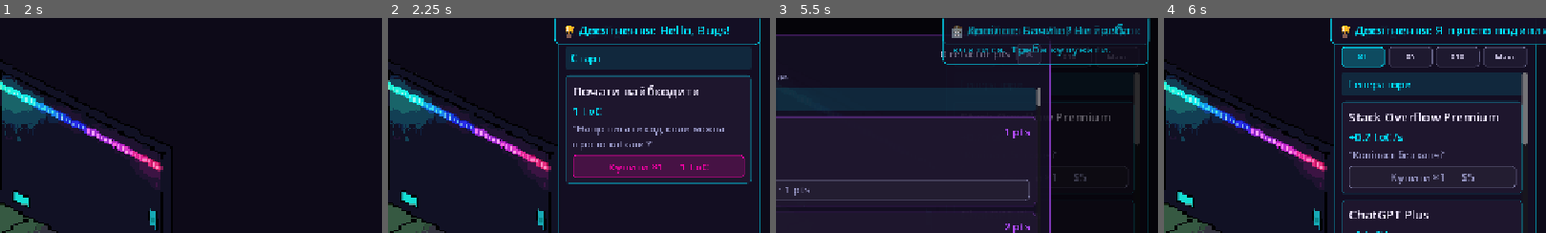
Above: before the commit, frames 1-4 (left to right).
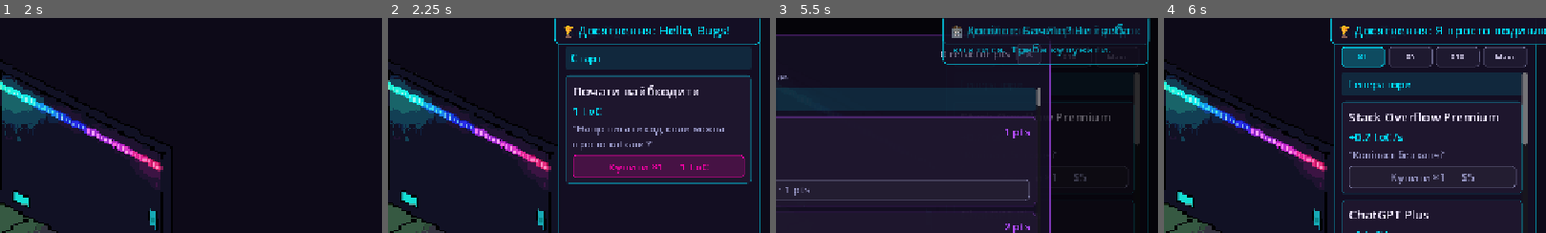
Above: after the commit, the same moments.

Repository: limbo1572/vibe-coder-room
Game: Godot game, scene res://scenes/main.tscn
The game is run twice, just before and just after one commit, with the same random seed, the same clock (stepped at 60 frames per second) and the same inputs.
Inputs (mouse positions are % of the whole screen's width and height, from its top left):
- Up to frame 1 (2 s): click (47, 78) at 0.52 s; type "12" at 0.6 s; click "Enter" at 1.25 s
- Up to frame 2 (2.25 s): click "Enter" at 2 s
- Up to frame 3 (5.5 s): click "Купити ×1 — 1 LoC" at 2.75 s; click "🌳 Refactor tree · 0 pts" at 3.5 s; click "🏆 Досягнення 2/22" at 4.25 s; click "×1" at 5 s
- Up to frame 4 (6 s): click "×5" at 5.75 s
The pictures show only the part of the screen within x 50-100%, y 3-53%; the shares and areas given below are measured in that part.

Frame 1 is identical in both runs. In frame 2, 0.6% of the frame differs, in the area x 46-90%, y 3-10%; in frame 3, 0.3%; in frame 4, 0.6%, in the area x 46-100%, y 3-10%.

Commit message:
feat: small LoC-mult rewards (+3% each) for six progression achievements
Verification: (1) unlocking a reward achievement during play immediately increases LoC/s; (2) cosmetic achievements change nothing; (3) reload keeps bonuses via persisted achievements; (4) buy_upgrade/prestige recalculate keeps bonuses.
Co-authored-by: Cursor <cursoragent@cursor.com>

Diff:
--- a/scripts/achievements.gd
+++ b/scripts/achievements.gd
@@ -46,24 +46,28 @@
 		"name": "Воно само",
 		"desc": "Ти просто дивився. Як справжній сіньйор.",
 		"hidden": false,
+		"reward_loc_mult": 0.03,
 	},
 	{
 		"id": "so_driven",
 		"name": "Stack Overflow Driven Development",
 		"desc": "Ctrl+C, Ctrl+V, Ctrl+гонорар.",
 		"hidden": false,
+		"reward_loc_mult": 0.03,
 	},
 	{
 		"id": "cloud_guy",
 		"name": "Лідер по даунлоадах",
 		"desc": "Чужий компʼютер. Твоя совість.",
 		"hidden": false,
+		"reward_loc_mult": 0.03,
 	},
 	{
 		"id": "manager",
 		"name": "Менеджер",
 		"desc": "Ти більше не кодиш. Ти проводиш стендапи.",
 		"hidden": false,
+		"reward_loc_mult": 0.03,
 	},
 	{
 		"id": "speed_of_light",
@@ -82,12 +86,14 @@
 		"name": "Деплой-машина",
 		"desc": "git push став рефлексом.",
 		"hidden": false,
+		"reward_loc_mult": 0.03,
 	},
 	{
 		"id": "refactor_holic",
 		"name": "Рефакторинг-голік",
 		"desc": "Цього разу точно буде чисто.",
 		"hidden": false,
+		"reward_loc_mult": 0.03,
 	},
 	{
 		"id": "honest_dev",
@@ -148,6 +154,9 @@
 	GameState.stats_changed.connect(_check_all)
 	_check_all()
 	_initial_scan_done = true
+	if GameState.has_method("recalculate_stats"):
+		GameState.recalculate_stats()
+		GameState.stats_changed.emit()
 
 
 func _check_all() -> void:
@@ -175,6 +184,10 @@
 	print("[ACHIEVEMENT] %s" % id)
 	if _initial_scan_done:
 		achievement_unlocked.emit(id, def)
+	if float(def.get("reward_loc_mult", 0.0)) > 0.0:
+		if GameState.has_method("recalculate_stats"):
+			GameState.recalculate_stats()
+			GameState.stats_changed.emit()
 
 
 func find_def(id: String) -> Dictionary:
@@ -198,6 +211,14 @@
 
 func is_unlocked(id: String) -> bool:
 	return bool(unlocked.get(id, false))
+
+
+func total_loc_mult_bonus() -> float:
+	var bonus := 0.0
+	for def: Dictionary in DEFS:
+		if unlocked.get(def["id"], false):
+			bonus += float(def.get("reward_loc_mult", 0.0))
+	return bonus
 
 
 func _is_unlocked(id: String) -> bool:
--- a/scripts/game_state.gd
+++ b/scripts/game_state.gd
@@ -272,6 +272,9 @@
 			loc_per_click *= pow(def["effect_value"], owned)
 
 	_apply_skill_stat_modifiers()
+	if Engine.has_singleton("Achievements") or typeof(Achievements) != TYPE_NIL:
+		if Achievements != null and Achievements.has_method("total_loc_mult_bonus"):
+			global_loc_mult *= (1.0 + Achievements.total_loc_mult_bonus())
 
 	loc_per_click *= (1.0 + click_mult_add)
 	loc_per_sec *= (1.0 + sec_mult_add)
--- a/scripts/game_ui.gd
+++ b/scripts/game_ui.gd
@@ -989,6 +989,13 @@
 		desc.text = def["desc"]
 		name.add_theme_color_override("font_color", C_CYAN)
 		desc.add_theme_color_override("font_color", C_TEXT)
+		var reward := float(def.get("reward_loc_mult", 0.0))
+		if reward > 0.0:
+			var reward_label := Label.new()
+			reward_label.text = "+%.0f%% до LoC" % (reward * 100.0)
+			reward_label.add_theme_color_override("font_color", C_PRESTIGE)
+			reward_label.add_theme_font_size_override("font_size", FONT_MEME)
+			box.add_child(reward_label)
 	elif is_hidden:
 		name.text = "???"
 		desc.text = "Прихована ачівка"
@@ -1009,7 +1016,7 @@
 	_refresh_achievements_button()
 	if _achievements_overlay != null and _achievements_overlay.visible:
 		_refresh_achievements_panel()
-	_show_achievement_toast(str(def.get("name", "")))
+	_show_achievement_toast(def)
 
 
 func _on_flavor_triggered(line: Dictionary) -> void:
@@ -1169,7 +1176,8 @@
 	tween.tween_callback(banner.queue_free)
 
 
-func _show_achievement_toast(achievement_name: String) -> void:
+func _show_achievement_toast(def: Dictionary) -> void:
+	var achievement_name := str(def.get("name", ""))
 	if _popup_layer == null or achievement_name.is_empty():
 		return
 
@@ -1186,11 +1194,23 @@
 	banner.add_theme_stylebox_override("panel", style)
 	banner.mouse_filter = Control.MOUSE_FILTER_IGNORE
 
+	var column := VBoxContainer.new()
+	column.add_theme_constant_override("separation", 4)
+	banner.add_child(column)
+
 	var label := Label.new()
 	label.text = "🏆 Досягнення: %s" % achievement_name
 	label.add_theme_color_override("font_color", C_CYAN)
 	label.add_theme_font_size_override("font_size", FONT_UPGRADE_NAME)
-	banner.add_child(label)
+	column.add_child(label)
+
+	var reward := float(def.get("reward_loc_mult", 0.0))
+	if reward > 0.0:
+		var reward_label := Label.new()
+		reward_label.text = "+%.0f%% до LoC" % (reward * 100.0)
+		reward_label.add_theme_color_override("font_color", C_PRESTIGE)
+		reward_label.add_theme_font_size_override("font_size", FONT_MEME)
+		column.add_child(reward_label)
 
 	banner.set_anchors_preset(Control.PRESET_TOP_RIGHT)
 	banner.offset_left = -360.0
